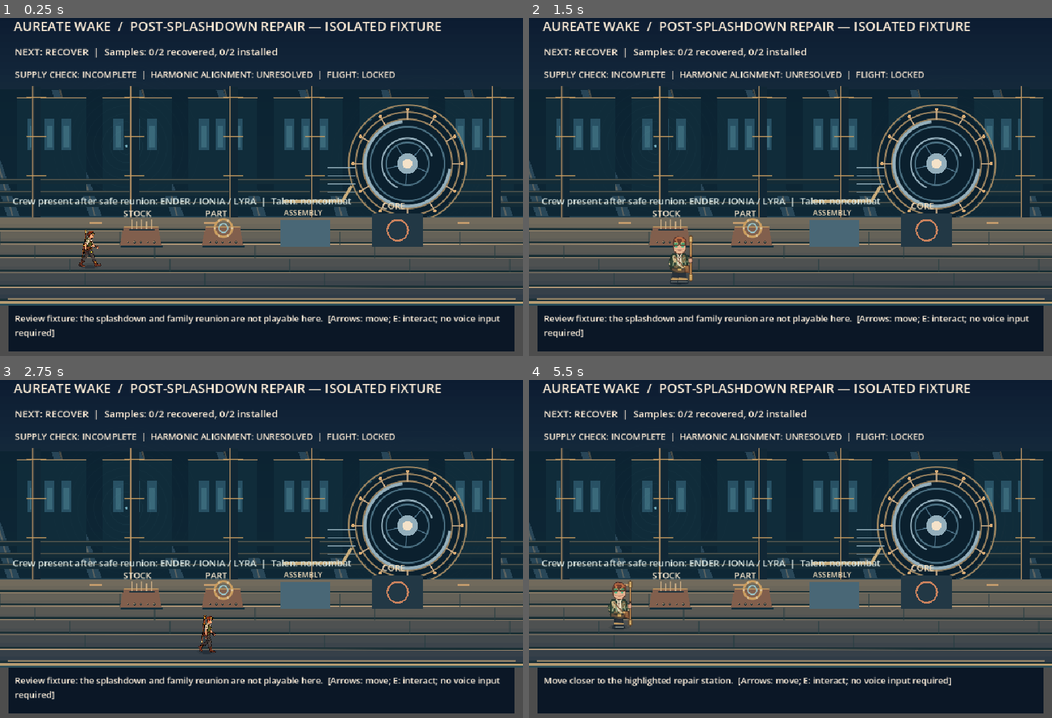
Above: before the commit, frames 1-4 (two rows, left to right).
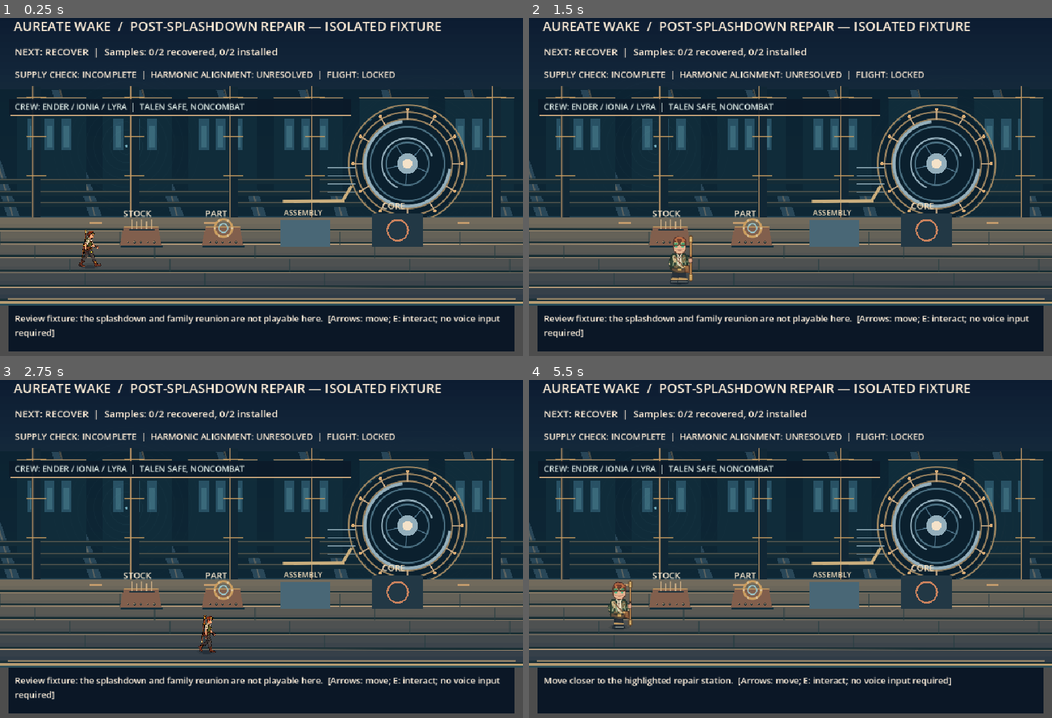
Above: after the commit, the same moments.

Repository: ndrorchestration/ToSailaStarrySky-jrpg
Game: Godot game, scene res://scenes/first_wake_core_alignment_review.tscn
The game is run twice, just before and just after one commit, with the same random seed, the same clock (stepped at 60 frames per second) and the same inputs. This scene is started directly instead of the project's main scene.
Inputs:
- Up to frame 1 (0.25 s): no input
- Up to frame 2 (1.5 s): tap Enter at 0.5 s; hold Right (ui_right) 0.53-1.28 s; tap 1 (aetherwake_ch1_choice_a) at 0.6 s; hold Down (ui_down) from 1.28 s (still down); tap 2 (aetherwake_ch1_choice_b) at 1.35 s
- Up to frame 3 (2.75 s): tap Space at 2 s; release Down (ui_down) at 2.03 s; hold Right (ui_right) from 2.03 s (still down); tap 3 (aetherwake_ch1_choice_c) at 2.1 s
- Up to frame 4 (5.5 s): release Right (ui_right) at 2.78 s; hold Up (ui_up) 2.78-3.53 s; tap one key every 0.75 s from 2.85 s: 4 (aetherwake_ch1_combat_rest) F (aetherwake_ch1_flight_review_launch) C (aetherwake_ch1_formula_review) E (aetherwake_ch1_interact); hold Left (ui_left) 3.53-5.03 s; hold Down (ui_down) from 5.03 s (still down)

The runs differ from the first frame. In frame 1, 1.5% of the frame differs, in the area x 2-68%, y 23-56%; in frame 2, 1.5%; in frame 3, 1.5%; in frame 4, 1.5%.

Commit message:
polish(ch1): give workshop crew text a distinct readable information strip away from station labels

Diff:
--- a/godot/scripts/first_wake_core_alignment_scene.gd
+++ b/godot/scripts/first_wake_core_alignment_scene.gd
@@ -146,7 +146,15 @@
     draw_arc(ENGINE + Vector2(0, -61), 19, 0, TAU, 32, glow, 3.0)
     draw_string(ThemeDB.fallback_font, ENGINE + Vector2(-29, -100), "CORE", HORIZONTAL_ALIGNMENT_LEFT, -1, 16, Color("#f4dfbd"))
     draw_rect(Rect2(16, 548, 928, 84), Color("#0b1726"))
-    draw_string(ThemeDB.fallback_font, Vector2(23, 362), "Crew present after safe reunion: ENDER / IONIA / LYRA  |  Talen: noncombat", HORIZONTAL_ALIGNMENT_LEFT, 900, 17, Color("#d9e6e2"))
+    # Keep crew context separated from the workbench labels and core gizmo.
+    if cinematic_environment_enabled:
+        draw_rect(Rect2(18,168,627,30),Color("#0b1928",0.90))
+        draw_line(Vector2(19,198),Vector2(644,198),Color("#c5a37a"),1)
+        draw_string(ThemeDB.fallback_font,Vector2(27,188),
+            "CREW: ENDER / IONIA / LYRA  |  TALEN SAFE, NONCOMBAT",
+            HORIZONTAL_ALIGNMENT_LEFT,603,15,Color("#d9e6e2"))
+    else:
+        draw_string(ThemeDB.fallback_font, Vector2(23, 362), "Crew present after safe reunion: ENDER / IONIA / LYRA  |  Talen: noncombat", HORIZONTAL_ALIGNMENT_LEFT, 900, 17, Color("#d9e6e2"))
 
 func _unhandled_input(event: InputEvent) -> void:
     if event.is_echo():
